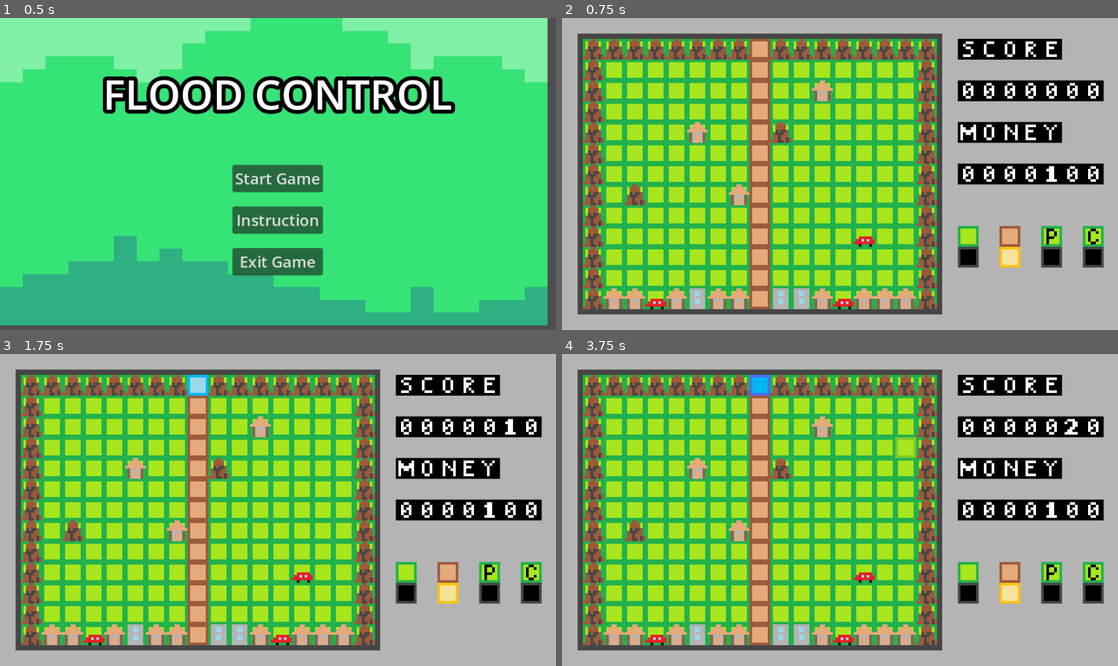
Above: before the commit, frames 1-4 (two rows, left to right).
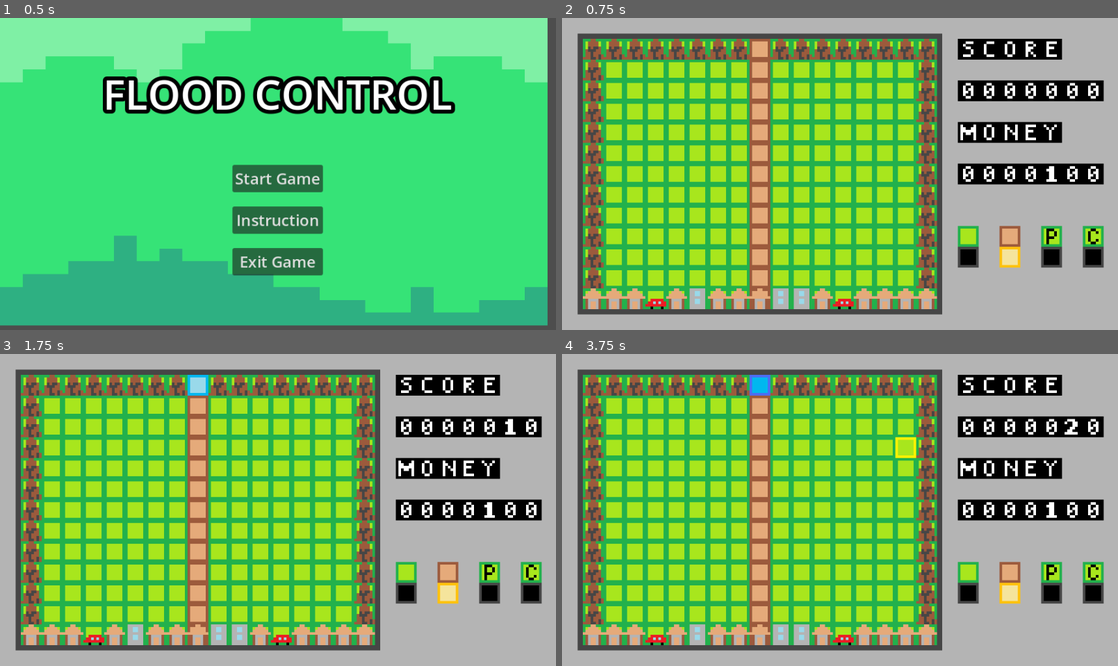
Above: after the commit, the same moments.

Repository: sho16ogura/cs292team5
Game: Godot game, scene res://main menu/main menu/main_menu.tscn
Same seed, same stepped clock (60 frames per second), same inputs: the game is played once before the commit and once after it.
Inputs (mouse positions are in pixels of both pictures, inside the frame that each line leads up to):
- Up to frame 1 (0.5 s): no input
- Up to frame 2 (0.75 s): click "Start Game" at 0.5 s
- Up to frame 3 (1.75 s): tap Enter at 1.25 s; move the mouse to (400, 494) at 1.27 s; click (400, 494) at 1.35 s
- Up to frame 4 (3.75 s): tap Space (pause) at 2 s; move the mouse to (728, 525) at 2.02 s; tap L (toggle_cistern) at 2.1 s; click "Resume Game" at 2.75 s; move the mouse to (895, 441) at 3.52 s; tap J (toggle_dig) at 3.6 s

Frame 1 is identical in both runs. In frame 2, 1.4% of the frame differs, in the area x 3-68%, y 19-94%; in frame 3, 1.4%; in frame 4, 1.6%.

Commit message:
Revert "Merge pull request #72 from sho16ogura/dev"
This reverts commit 59060316eb4116185c8c232d7c166b1fa1e21b70, reversing
changes made to be588a774dae1033f26f68bb6ea8cf15701154b3.

Diff:
--- a/team5project/mainGame.tscn
+++ b/team5project/mainGame.tscn
@@ -70,7 +70,7 @@
 2:0/0 = 0
 2:0/0/custom_data_0 = 6
 3:0/0 = 0
-3:0/0/custom_data_0 = 7
+3:0/0/custom_data_0 = 6
 0:1/0 = 0
 0:1/0/custom_data_0 = 6
 1:1/0 = 0
@@ -78,11 +78,15 @@
 2:1/0 = 0
 2:1/0/custom_data_0 = 6
 3:1/0 = 0
-3:1/0/custom_data_0 = 7
+3:1/0/custom_data_0 = 6
 0:2/0 = 0
+0:2/0/custom_data_0 = 7
 1:2/0 = 0
+1:2/0/custom_data_0 = 7
 2:2/0 = 0
+2:2/0/custom_data_0 = 7
 3:2/0 = 0
+3:2/0/custom_data_0 = 7
 
 [sub_resource type="TileSet" id="TileSet_rki04"]
 tile_size = Vector2i(32, 32)
@@ -101,26 +105,15 @@
 layer_0/name = "ground"
 layer_0/tile_data = PackedInt32Array(0, 0, 0, 65536, 0, 0, 131072, 0, 0, 196608, 0, 0, 262144, 0, 0, 327680, 0, 0, 3932 …(6280 unchanged characters)…
 layer_1/name = "top"
-layer_1/tile_data = PackedInt32Array(0, 196609, 0, 65536, 19 …(168 unchanged characters)…  196609, 0, 720896, 196609, 0, 786432, 196609, 0, 786433, 1, 0, 786434, 1, 0, 1, 196609, 0, 2, 196609, 0, 3, 196609, 0, 4, 196609, 0, 5, 196609, 0, 6, 196609, 0, 7, 196609, 0, 9, 196609, 0, 10, 196609, 0, 11, 196609, 0, 12, 196609, 0, 13, 196609, 0, 14, 196609, 0, 15, 196609, 0, 16, 196609, 0, 65552, 196609, 0, 131088, 196609, 0, 196624, 196609, 0, 262160, 196609, 0, 327696, 196609, 0, 393232, 196609, 0, 458768, 196609, 0, 524304, 196609, 0, 589840, 196609, 0, 655376, 196609, 0, 720912, 196609, 0, 786448, 196609, 0, 786447, 1, 0, 786446, 1, 0, 786445, 1, 0, 786444, 131073, 0, 786443, 1, 0, 786442, 65537, 0, 786441, 65537, 0, 786435, 131073, 0, 786436, 1, 0, 786437, 65537, 0, 786438, 1, 0, 786439, 1, 0, 262149, 1, 0, 458759, 1, 0, 131083, 1, 0, 589837, 131073, 0, 262153, 196609, 0, 458754, 196609, 0)
-layer_2/name = "flood"
-layer_2/modulate = Color(1, 1, 1, 0.392157)
+layer_1/tile_data = PackedInt32Array(0, 196609, 0, 65536, 19 …(168 unchanged characters)…  196609, 0, 720896, 196609, 0, 786432, 1, 0, 786433, 1, 0, 786434, 1, 0, 1, 196609, 0, 2, 196609, 0, 3, 196609, 0, 4, 196609, 0, 5, 196609, 0, 6, 196609, 0, 7, 196609, 0, 9, 196609, 0, 10, 196609, 0, 11, 196609, 0, 12, 196609, 0, 13, 196609, 0, 14, 196609, 0, 15, 196609, 0, 16, 196609, 0, 65552, 196609, 0, 131088, 196609, 0, 196624, 196609, 0, 262160, 196609, 0, 327696, 196609, 0, 393232, 196609, 0, 458768, 196609, 0, 524304, 196609, 0, 589840, 196609, 0, 655376, 196609, 0, 720912, 196609, 0, 786448, 1, 0, 786447, 1, 0, 786446, 1, 0, 786445, 1, 0, 786444, 131073, 0, 786443, 1, 0, 786442, 65537, 0, 786441, 65537, 0, 786435, 131073, 0, 786436, 1, 0, 786437, 65537, 0, 786438, 1, 0, 786439, 1, 0, 786440, 1, 0)
+layer_2/name = "highlight"
 layer_2/tile_data = PackedInt32Array()
-layer_3/name = "highlight"
-layer_3/tile_data = PackedInt32Array()
 
 [node name="Timer" type="Timer" parent="TileMap"]
 autostart = true
 
 [node name="MoneyTimer" type="Timer" parent="TileMap"]
 wait_time = 30.0
-autostart = true
-
-[node name="FloodTimer" type="Timer" parent="TileMap"]
-wait_time = 5.0
-autostart = true
-
-[node name="GameOverTimer" type="Timer" parent="TileMap"]
-wait_time = 0.2
 autostart = true
 
 [node name="dig_undig_sfx" type="AudioStreamPlayer" parent="TileMap"]
@@ -155,5 +148,3 @@
 
 [connection signal="timeout" from="TileMap/Timer" to="." method="_on_timer_timeout"]
 [connection signal="timeout" from="TileMap/MoneyTimer" to="." method="_on_money_timer_timeout"]
-[connection signal="timeout" from="TileMap/FloodTimer" to="." method="_on_flood_timer_timeout"]
-[connection signal="timeout" from="TileMap/GameOverTimer" to="." method="_on_game_over_timer_timeout"]
